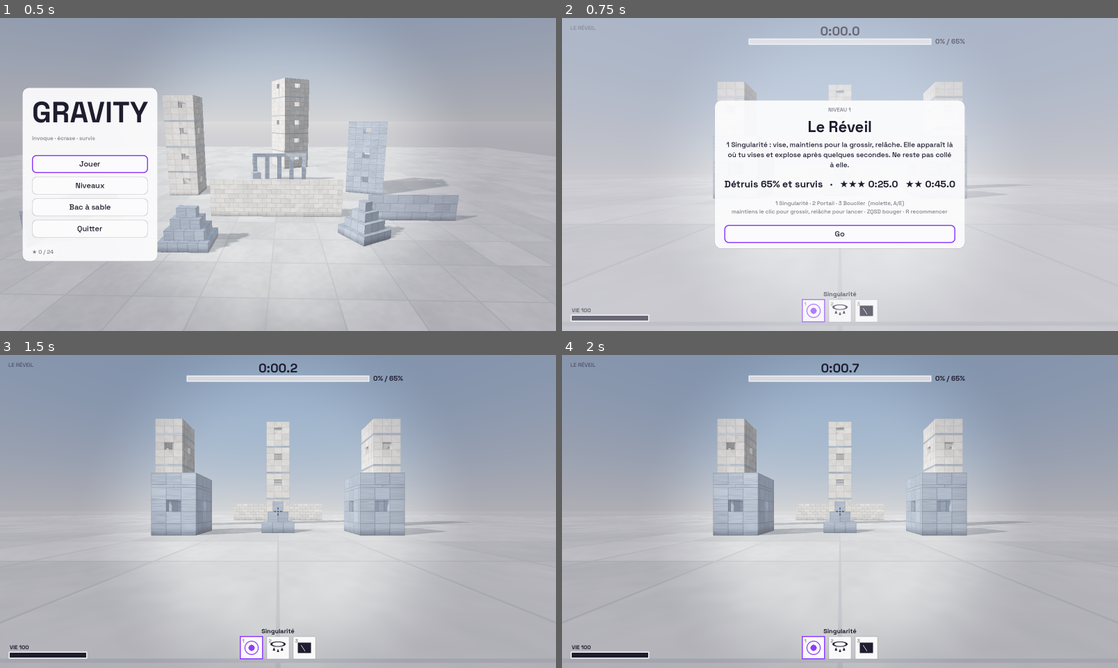
Above: before the commit, frames 1-4 (two rows, left to right).
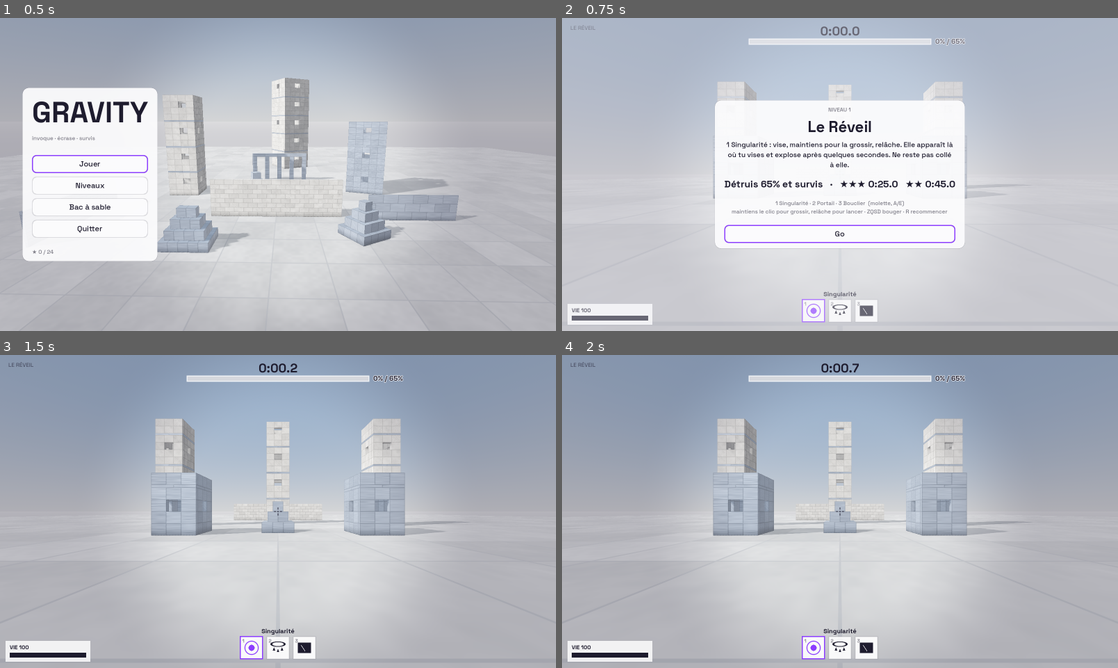
Above: after the commit, the same moments.

Repository: Ripo7/gravity
Game: Godot game, scene res://scenes/menu.tscn
Same seed, same stepped clock (60 frames per second), same inputs: the game is played once before the commit and once after it.
Inputs:
- Up to frame 1 (0.5 s): no input
- Up to frame 2 (0.75 s): click "Jouer" at 0.5 s
- Up to frame 3 (1.5 s): click "Go" at 1.25 s
- Up to frame 4 (2 s): no input

Frame 1 is identical in both runs. In frame 2, 0.7% of the frame differs, in the area x 1-73%, y 6-98%; in frame 3, 0.8%; in frame 4, 0.8%.

Commit message:
Readable HUD over dark debris, smaller ice shards, softer blast on shields
Co-Authored-By: Claude Opus 5.5 <noreply@anthropic.com>
Claude-Session: https://claude.ai/code/session_01SsjNMGzV8hMkLQueWCEAuT

Diff:
--- a/levels/level_04.tscn
+++ b/levels/level_04.tscn
@@ -7,7 +7,7 @@
 script = ExtResource("1_level")
 title = "Bureaux"
 hint = "Les colonnes portent tout. Fais-les céder et les étages s'écrasent… sur toi, si tu restes devant."
-target = 0.75
+target = 0.7
 star_times = Vector2(25, 45)
 
 [node name="PlayerStart" type="Marker3D" parent="."]
--- a/scripts/power/gravity_blast.gd
+++ b/scripts/power/gravity_blast.gd
@@ -15,7 +15,7 @@
 const PLAYER_PULL := 0.1
 const PLAYER_BURST := 0.45
 const LINGER := 0.8
-const SHIELD_DAMAGE := 500.0
+const SHIELD_DAMAGE := 300.0
 const HURT_REACH := 0.35  ## fraction of the blast radius that hurts
 const HURT_MAX := 85.0
 
--- a/scripts/powers/ice_shield.gd
+++ b/scripts/powers/ice_shield.gd
@@ -131,10 +131,11 @@
 	Sfx.play("ice_break", global_position, -2.0 + tier * 3.0)
 	if _world:
 		var size := Vector3(width, height, THICKNESS)
-		var count := clampi(int(width * height * 1.2), 6, 18)
+		# Many hand-sized shards rather than a few slabs in your face.
+		var count := clampi(int(width * height * 3.0), 10, 40)
 		for piece: AABB in Fracture.pattern(size, count, tier):
 			var xf := global_transform * Transform3D(Basis(), piece.get_center())
-			var kick := (global_transform.basis.z * randf_range(-1.0, 1.0) + Vector3.UP) * 1.5
+			var kick := (global_transform.basis.z * randf_range(-0.5, 0.5) + Vector3.UP * 0.6) * 1.2
 			var spin := Vector3(randf() - 0.5, randf() - 0.5, randf() - 0.5) * 4.0
 			_world.debris.spawn(xf, piece.size * 0.97, kick, spin, 0.3, 1.0, Materials.Kind.ICE)
 		if _world.dust:
--- a/scripts/ui/hud.gd
+++ b/scripts/ui/hud.gd
@@ -206,14 +206,15 @@
 		font, Vector2((size.x - ts.x) * 0.5, top - 12), txt, HORIZONTAL_ALIGNMENT_LEFT, -1, 36, UiTheme.INK
 	)
 	var pct := "%d%% / %d%%" % [roundi(shown_destruction * 100.0), roundi(target * 100.0)]
-	draw_string(font, Vector2(rect.end.x + 14, top + h), pct, HORIZONTAL_ALIGNMENT_LEFT, -1, 20, UiTheme.INK)
+	_text(Vector2(rect.end.x + 14, top + h), pct, 20, UiTheme.INK)
 
 
 func _draw_health() -> void:
 	var p := world.player
 	var w := 220.0
 	var rect := Rect2(Vector2(28, size.y - 44), Vector2(w, 14))
-	draw_rect(rect.grow(3), Color(1, 1, 1, 0.85))
+	# White card behind label and bar: readable over anything.
+	draw_rect(Rect2(rect.position - Vector2(12, 34), rect.size + Vector2(24, 46)), Color(1, 1, 1, 0.82))
 	draw_rect(rect, Color(UiTheme.INK, 0.12))
 	var k := clampf(_shown_health / Player.MAX_HEALTH, 0.0, 1.0)
 	var low := k < 0.35
@@ -305,6 +306,13 @@
 	return Rect2(Vector2(x0 + k * (slot + gap), y), Vector2(slot, slot))
 
 
+## Text with a white outline so it reads on dark debris and black ice too.
+func _text(pos: Vector2, text: String, font_size: int, color: Color) -> void:
+	var font := UiTheme.bold()
+	draw_string_outline(font, pos, text, HORIZONTAL_ALIGNMENT_LEFT, -1, font_size, 6, Color(1, 1, 1, 0.9))
+	draw_string(font, pos, text, HORIZONTAL_ALIGNMENT_LEFT, -1, font_size, color)
+
+
 ## Tiny vector icons so no texture assets are needed.
 func _draw_icon(power: int, c: Vector2, r: float, col: Color) -> void:
 	match power:
